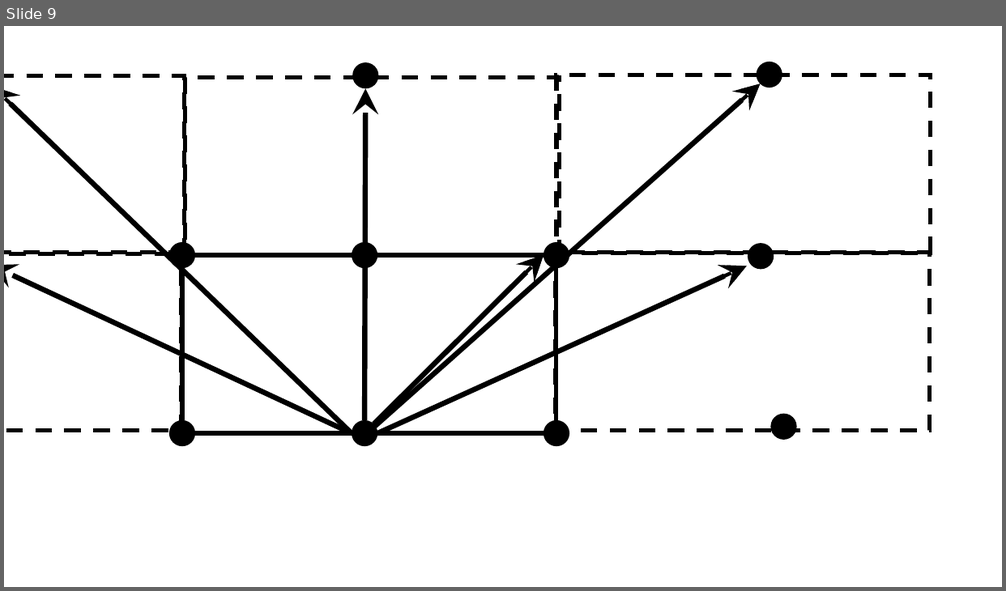
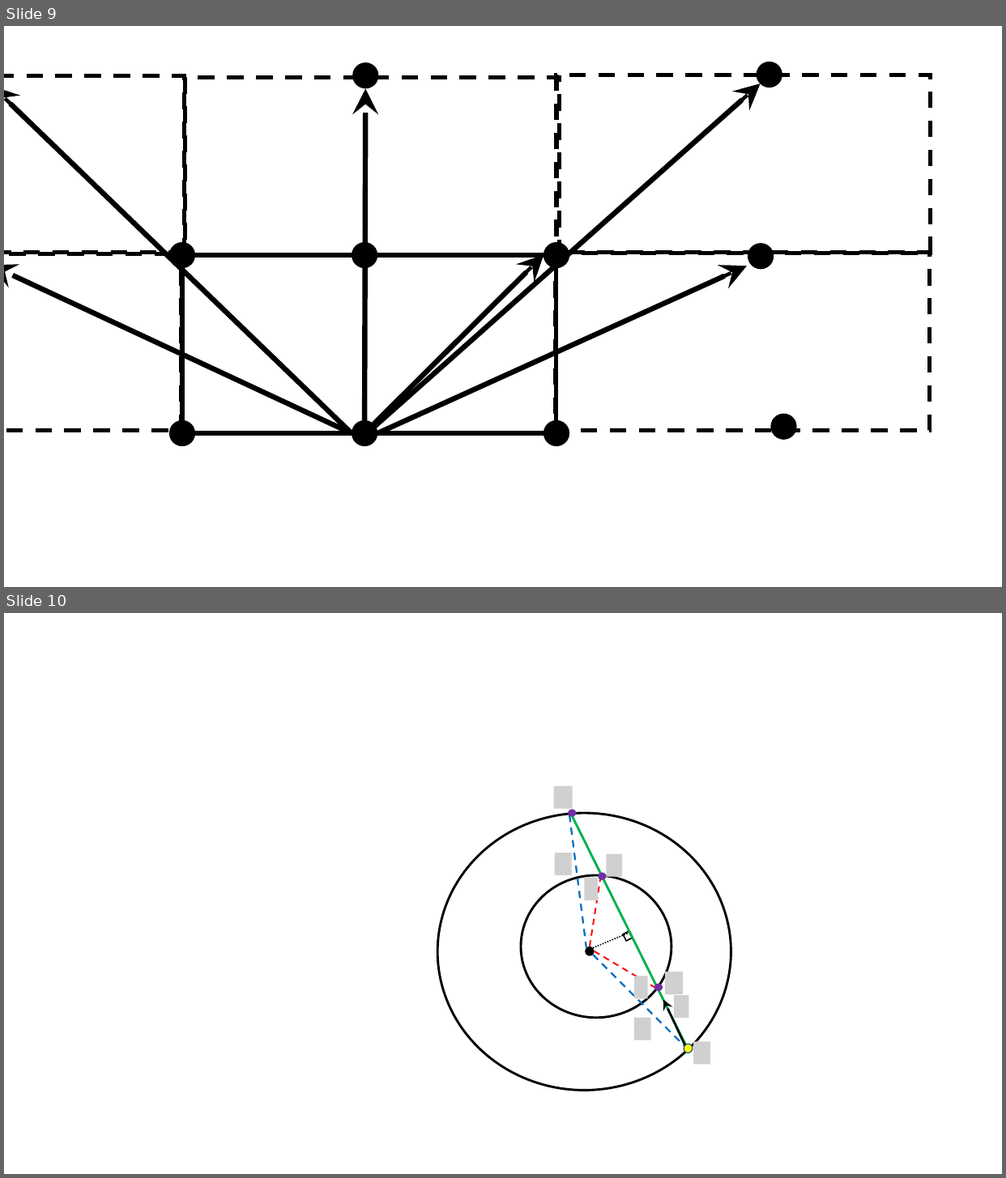
Before and after one commit to savchenko-physics/savchenko-physics.github.io, a slide deck: volunteer/Drawings.pptx. Shown one above the other, each under a label of ours: slide 9 before the commit, slides 9 and 10 after it. The pictures are 1006x591 and 1006x1178 pixels, drawn with LibreOffice and Linux fonts; fonts in the diff are those of the drawing; grey boxes stand for pictures; background and template pictures are left out. Boxes give left, top, right and bottom in pixels: in the first picture for what was removed or moved away, otherwise in the second. Text is boxed around its words. In the diff, an @@ line names an element or a change of style, - is before the commit and + after.

```diff
--- a/volunteer/Drawings.pptx
+++ b/volunteer/Drawings.pptx
@@ slide 10 added at [4,613,1002,1174], background #FFFFFF @@
@@ picture added at [554,786,573,808] @@
@@ ellipse added at [437,813,731,1091], outline #000000 2.25 pt @@
@@ ellipse added at [568,809,576,816], fill #7030A0 @@
@@ line added from (569, 815) to (586, 948), #0070C0 1.75 pt dashed @@
@@ line added from (571, 813) to (688, 1050), #00B050 2.25 pt @@
@@ picture added at [555,853,572,875] @@
@@ picture added at [606,854,622,876] @@
@@ ellipse added at [521,875,671,1018], outline #000000 2.25 pt @@
@@ picture added at [584,878,598,901] @@
@@ line added from (590, 947) to (601, 877), #FF0000 1.5 pt dashed @@
@@ ellipse added at [599,873,607,880], fill #7030A0 @@
@@ ellipse added at [585,947,594,956], fill #000000 @@
@@ line added from (593, 948) to (629, 934), #000000 1.25 pt dashed @@
@@ line added from (594, 952) to (655, 988), #FF0000 1.5 pt dashed @@
@@ rectangle added at [624,931,633,941], outline #000000 1.25 pt @@
@@ line added from (593, 955) to (688, 1050), #0070C0 1.75 pt dashed @@
@@ picture added at [634,976,648,999] @@
@@ picture added at [665,973,683,995] @@
@@ ellipse added at [654,983,663,991], fill #7030A0 @@
@@ arrow added from (685, 1046) to (663, 1000), #000000 2 pt @@
@@ picture added at [674,995,689,1018] @@
@@ picture added at [634,1018,651,1041] @@
@@ ellipse added at [684,1044,692,1053], fill #FFFF00, outline #325491 1 pt @@
@@ picture added at [693,1042,710,1064] @@
```
Also in this commit, not shown: 12 other files.
